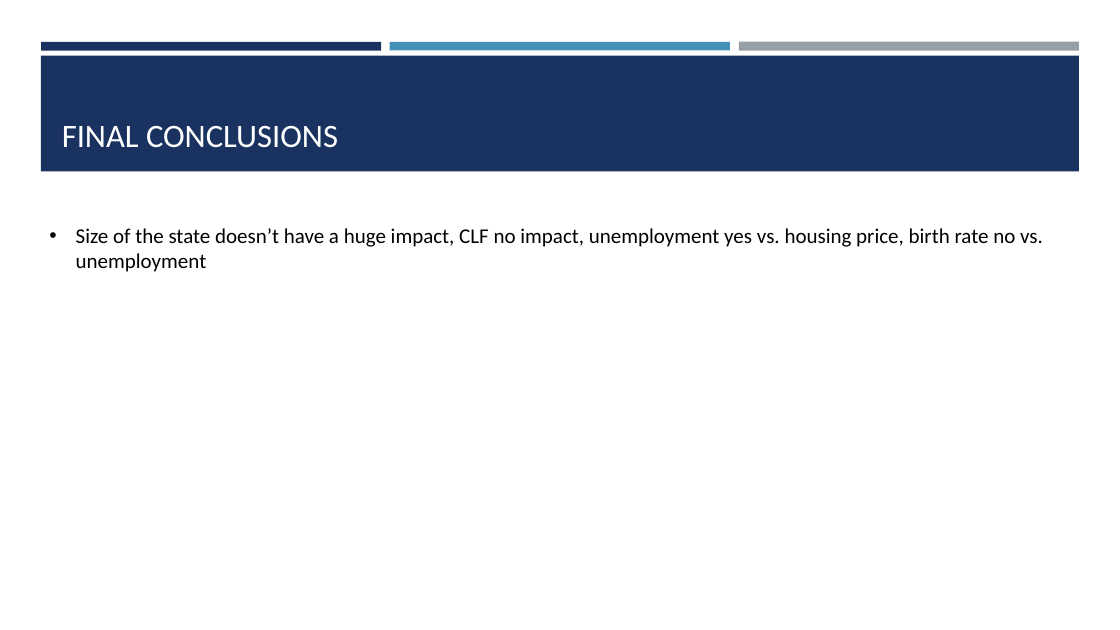
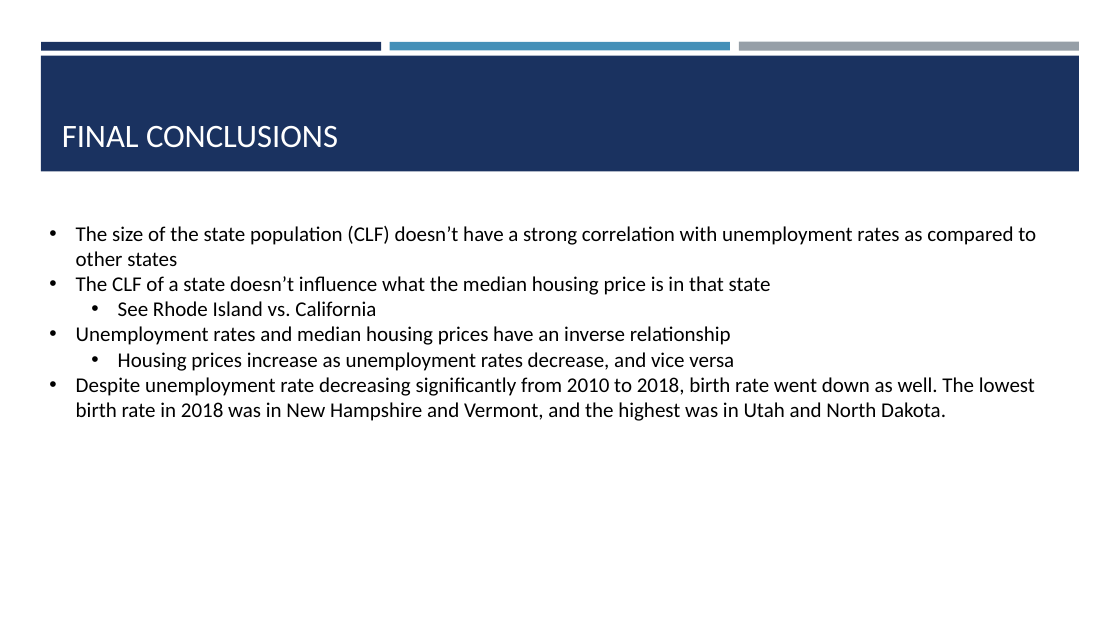
Before and after one commit to shawn-cavalieri/panic_at_the_desktop_project_1, a slide deck: slide 10 of Panic At The Desktop Project 1-.pptx. Drawn at 1120x630 pixels with LibreOffice and Linux fonts; fonts in the diff are those of the drawing. Boxes give left, top, right and bottom in pixels: in the first picture for what was removed or moved away, otherwise in the second. Text is boxed around its words. In the diff, an @@ line names an element or a change of style, - is before the commit and + after.

```diff
--- a/Panic At The Desktop Project 1-.pptx
+++ b/Panic At The Desktop Project 1-.pptx
@@ text at <box>76,226,1036,421</box>: text changed @@
-• Size of the state doesn’t have a huge impact, CLF no impact, unemployment yes vs. housing price, birth rate no vs. unemployment
+• The size of the state population (CLF) doesn’t have a strong correlation with unemployment rates as compared to other states
+• The CLF of a state doesn’t influence what the median housing price is in that state
+  • See Rhode Island vs. California
+• Unemployment rates and median housing prices have an inverse relationship
+  • Housing prices increase as unemployment rates decrease, and vice versa
+• Despite unemployment rate decreasing significantly from 2010 to 2018, birth rate went down as well. The lowest birth rate in 2018 was in New Hampshire and Vermont, and the highest was in Utah and North Dakota.
```
Also in this commit, not shown: 8 other slides changed, 1 slide added, 1 slide removed.
